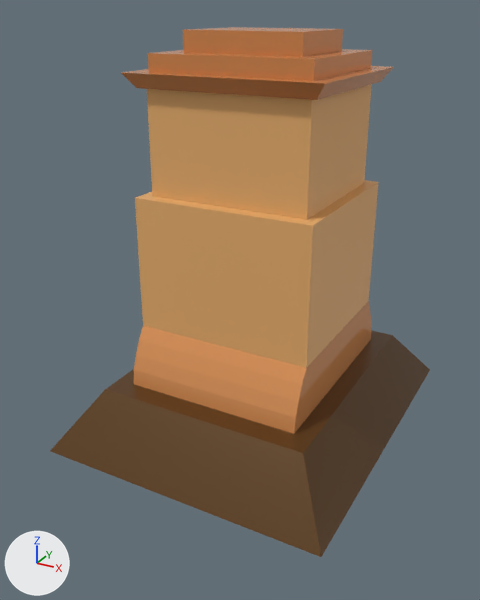
The glTF model three/static/ZA_monument_models/5_2.glb as it was, and as the next commit left it.
The view is the same before and after, from a camera (50 mm lens) standing at (1.6, -3.14, 1.31) and looking at (-0.06, -0.14, -0.19). Every picture has the same lights, and +X, +Y and +Z are marked at lower left.
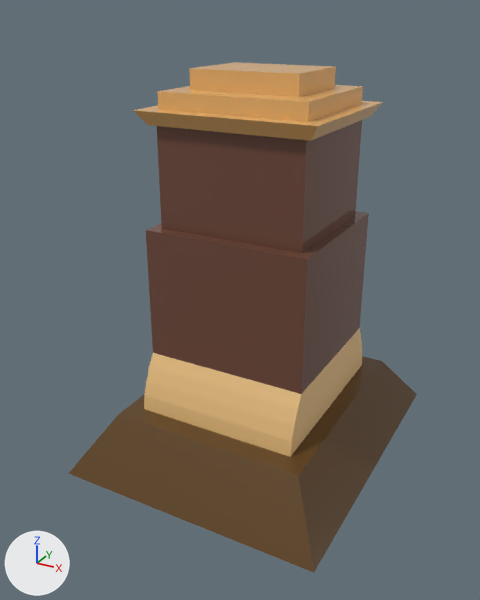
Location of each change, (x1, y1, x2, y2) in pixels of the pictures (480 x 600 px):
'Cube.001', recoloured, surface changed, moved, rescaled (8% narrower): before (50, 27, 430, 557); after (69, 62, 417, 573)

Diff of the bpy script that builds the scene:
```diff
--- a/three/static/ZA_monument_models/5_2.glb.py
+++ b/three/static/ZA_monument_models/5_2.glb.py
@@ mat_material_009 @@
 mat_material_009 = principled_material('Material.009')
-mat_material_009.base_color = (0.8, 0.316, 0.106)  # orange #e7985c
-mat_material_009.metallic = 0.413
+mat_material_009.base_color = (0.8, 0.45, 0.156)  # orange #e7b36e
 mat_material_009.roughness = 0.223
@@ mat_material_007 @@
 mat_material_007 = principled_material('Material.007')
-mat_material_007.base_color = (0.8, 0.333, 0.114)  # orange #e79c5f
-mat_material_007.metallic = 0.212
-mat_material_007.roughness = 0.00676
+mat_material_007.base_color = (0.8, 0.51, 0.21)  # beige #e7bd7e
@@ mat_material_010 @@
 mat_material_010 = principled_material('Material.010')
-mat_material_010.base_color = (0.8, 0.424, 0.151)  # orange #e7ae6c
+mat_material_010.base_color = (0.16, 0.0681, 0.0444)  # brown #6f4a3b
+mat_material_010.roughness = 0.0
@@ ob_cube_001 @@
 ob_cube_001 = bpy.data.objects.new('Cube.001', me_cube_011)
-ob_cube_001.location = (0.0, 0.006, -0.791)
-ob_cube_001.scale = (0.75, 0.75, 0.8)
+ob_cube_001.location = (0.0, 0.006, -0.969)
+ob_cube_001.scale = (0.7, 0.7, 0.8)
```
